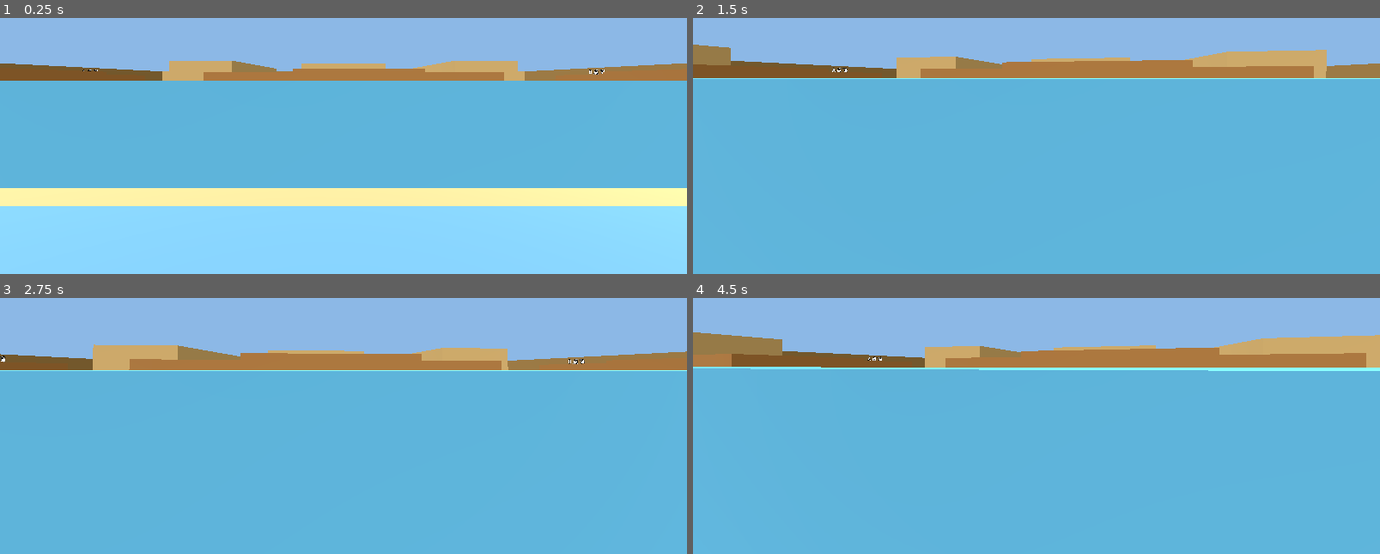
Above: before the commit, frames 1-4 (two rows, left to right).
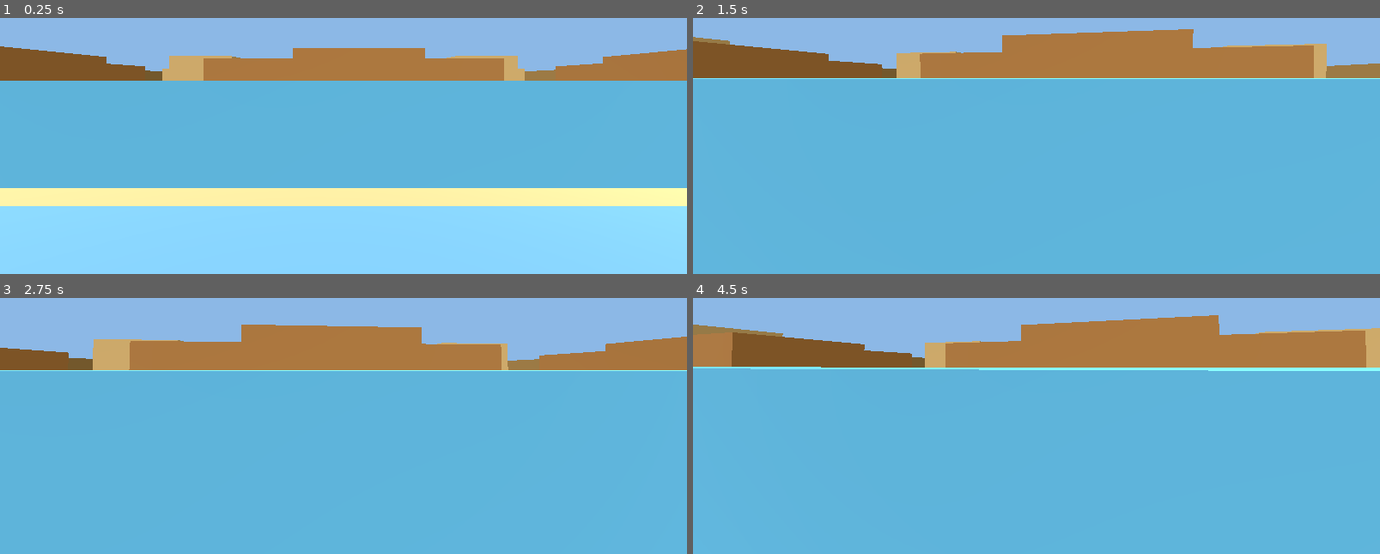
Above: after the commit, the same moments.

Repository: Nornttyy/CS2.5
Game: Godot game, scene res://scenes/fps.tscn
Two runs of this game, one before a commit and one after it. Both use one fixed random seed, a clock stepped at 60 frames per second and the inputs below.
Inputs (mouse positions are in pixels of both pictures, inside the frame that each line leads up to):
- Up to frame 1 (0.25 s): no input
- Up to frame 2 (1.5 s): tap Enter at 0.5 s; move the mouse to (1070, 79) at 0.52 s; hold W from 0.53 s (still down); tap R at 0.6, 1.35 s; click (1070, 79) at 0.67 s; tap Space at 0.77 s; move the mouse to (1002, 82) at 1.27 s
- Up to frame 3 (2.75 s): keep holding W; tap Space at 1.52 s; move the mouse to (357, 354) at 2.02 s; tap R at 2.1 s
- Up to frame 4 (4.5 s): keep holding W; tap Space at 2.75, 3.02, 3.77 s; move the mouse to (1029, 367) at 2.77 s; tap R at 2.85, 3.6, 4.35 s; click (1029, 367) at 2.92 s; move the mouse to (1084, 364) at 3.52 s; move the mouse to (981, 356) at 4.27 s

The runs differ from the first frame. In frame 1, 4.6% of the frame differs, in the area x 0-100%, y 11-23%; in frame 2, 6.7%; in frame 3, 5.7%; in frame 4, 7.3%, in the area x 0-100%, y 6-25%.

Commit message:
箱子加高到3.2米；删除开局标题字幕，只留点击开始提示
Co-Authored-By: Claude Opus 4.8 (1M context) <noreply@anthropic.com>

Diff:
--- a/scripts/world.gd
+++ b/scripts/world.gd
@@ -5,7 +5,7 @@
 const DIV := 8.0       # 多少像素算 1 米（数值越小，地图越大）
 const MAP_W := 760.0   # 2D 地图宽
 const MAP_H := 580.0   # 2D 地图高
-const HEIGHTS := {"house": 3.4, "barrier": 1.6, "crate": 2.2}
+const HEIGHTS := {"house": 3.8, "barrier": 1.6, "crate": 3.2}
 const COLORS := {
 	"house": Color(0.79, 0.66, 0.42),
 	"barrier": Color(0.35, 0.70, 0.88),
Not shown, changed: 走进沙漠小镇.html
